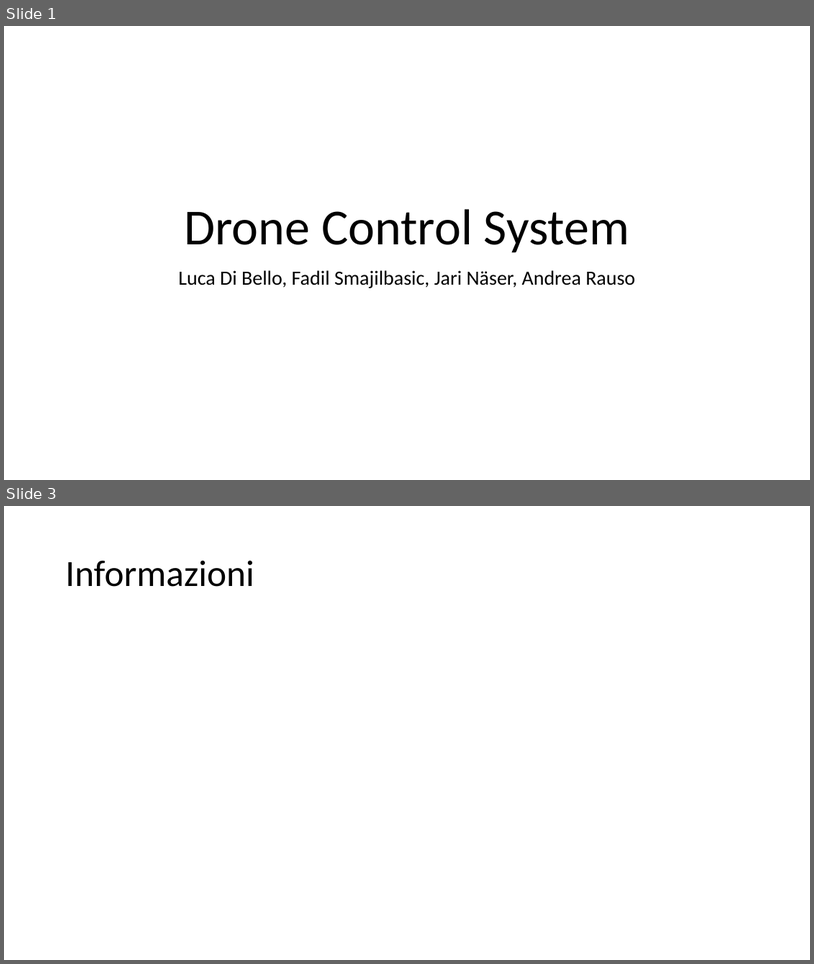
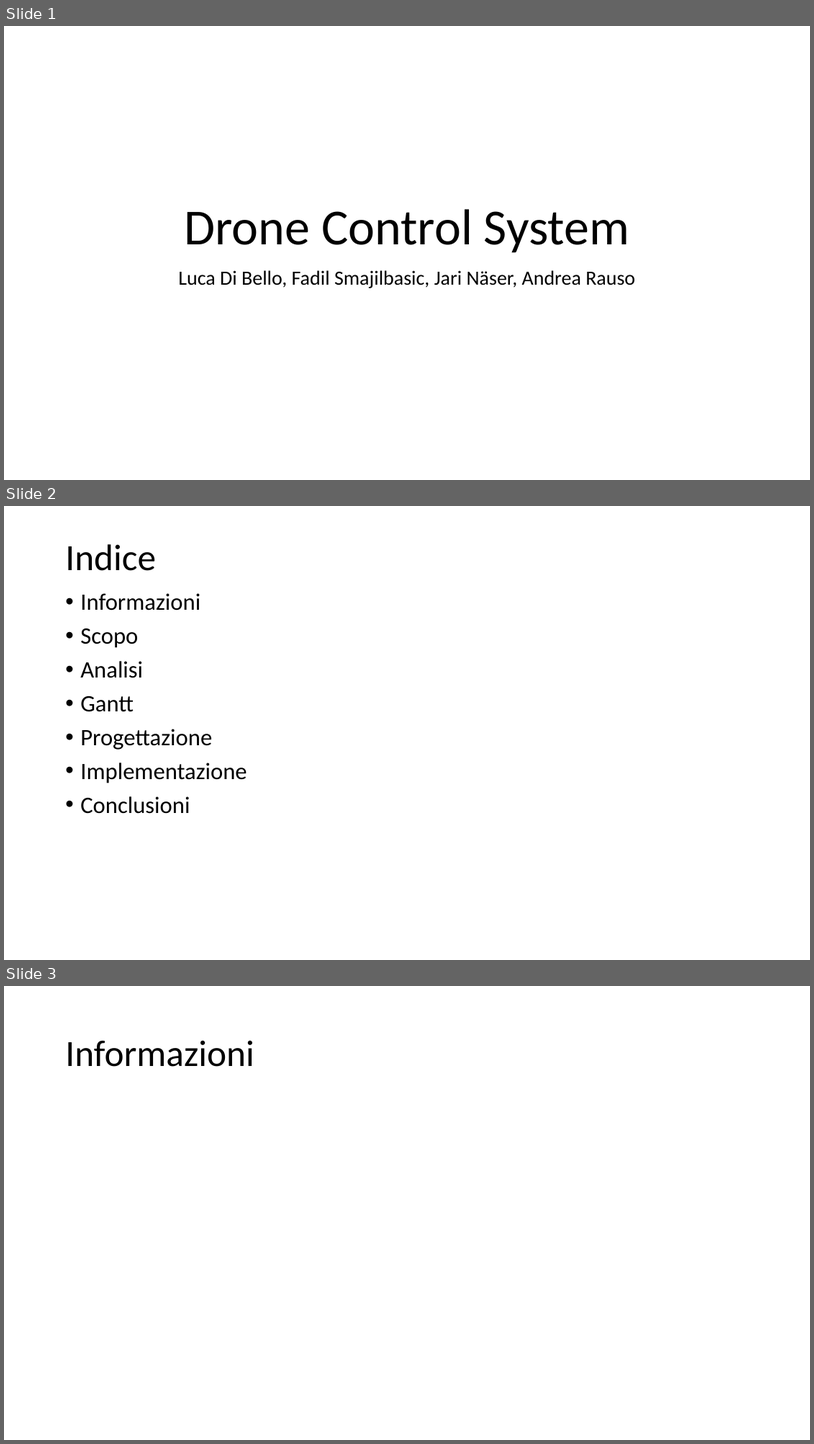
Before and after one commit to LuMug/DroneControlSystem, a slide deck: docs/Presentazione.pptx. Shown one above the other, each under a label of ours: slides 1 and 3 before the commit, slides 1, 2 and 3 after it; the slides between them are not shown. The pictures are 814x964 and 814x1444 pixels, drawn with LibreOffice and Linux fonts; fonts in the diff are those of the drawing. Boxes give left, top, right and bottom in pixels: in the first picture for what was removed or moved away, otherwise in the second. Text is boxed around its words. In the diff, an @@ line names an element or a change of style, - is before the commit and + after.

```diff
--- a/docs/Presentazione.pptx
+++ b/docs/Presentazione.pptx
@@ slide 2 added at <box>4,506,810,960</box>, background #FFFFFF @@
@@ title added at <box>65,544,156,571</box>, 44 pt, text #000000 @@
+Indice
@@ text added at <box>80,593,247,813</box>, 28 pt, text #000000 @@
+• Informazioni
+• Scopo
+• Analisi
+• Gantt
+• Progettazione
+• Implementazione
+• Conclusioni
```
Also in this commit, not shown: 3 slides changed, 3 other slides added, 2 slides removed.
